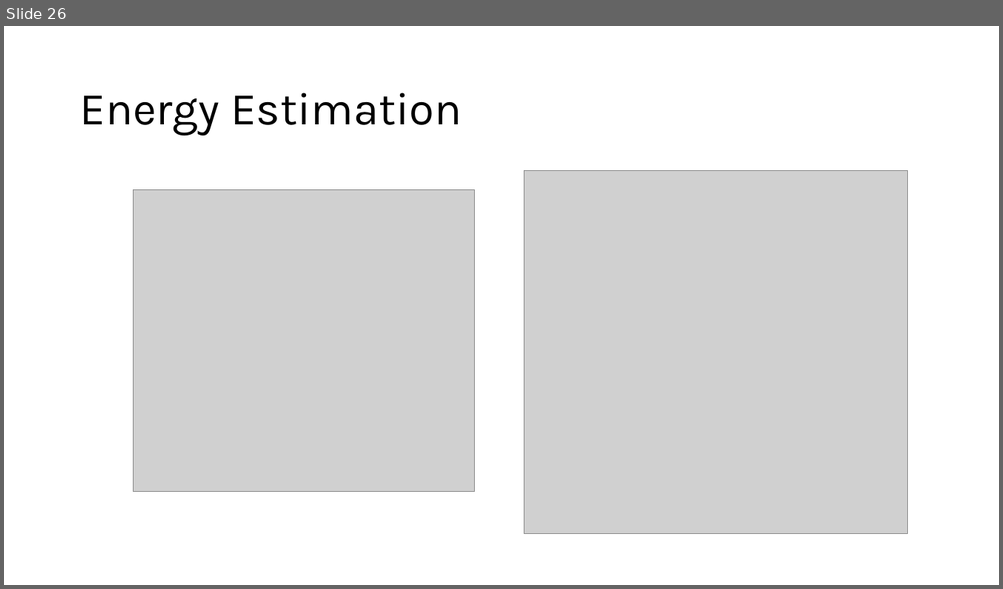
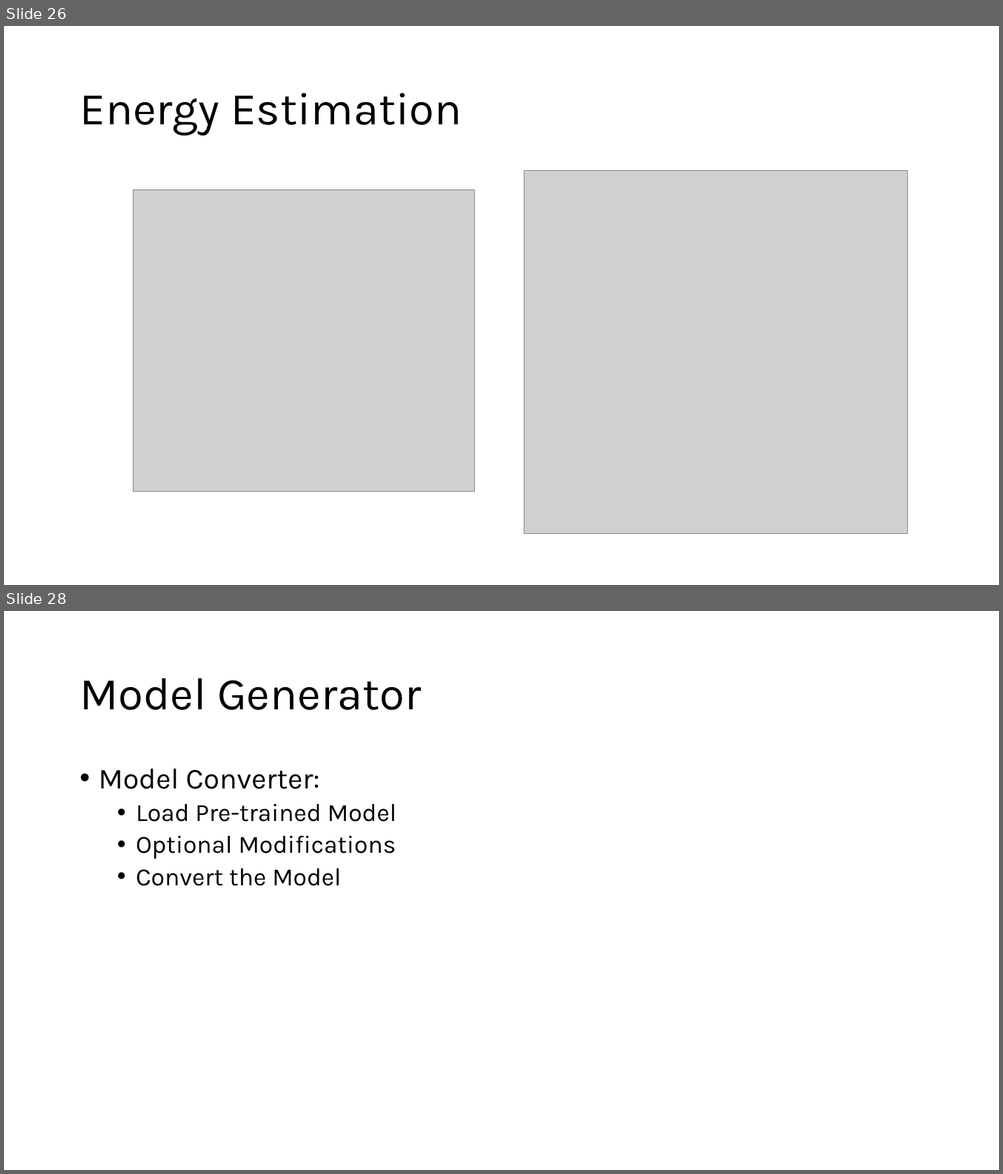
Before and after one commit to GXG-CS/on_device_learning, a slide deck: micro-network-project.pptx. Shown one above the other, each under a label of ours: slide 26 before the commit, slides 26 and 28 after it; the slides between them are not shown. The pictures are 1003x589 and 1003x1174 pixels, drawn with LibreOffice and Linux fonts; fonts in the diff are those of the drawing; grey boxes stand for pictures. Boxes give left, top, right and bottom in pixels: in the first picture for what was removed or moved away, otherwise in the second. Text is boxed around its words. In the diff, an @@ line names an element or a change of style, - is before the commit and + after.

```diff
--- a/micro-network-project.pptx
+++ b/micro-network-project.pptx
@@ slide 28 added at box(4, 611, 999, 1170), background #FFFFFF @@
@@ title added at box(79, 678, 421, 710), 44 pt, text #000000 @@
+Model Generator
@@ text added at box(99, 769, 396, 886), 24 pt, text #000000 @@
+• Model Converter:
+  • Load Pre-trained Model
+  • Optional Modifications
+  • Convert the Model
```
Also in this commit, not shown: 1 slide changed, 1 other slide added, 5 other files.
